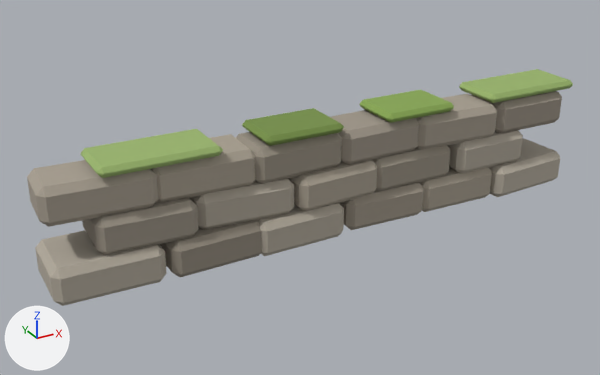
The glTF model examples/mountain-post/models/stone_wall.glb as it was, and as the next commit left it.
Both versions are drawn from a 50 mm lens placed at (-2.97, -4.93, 2.84), pointed at (-0.22, 0.07, 0.34). Lighting does not change. The marker at lower left points along +X, +Y and +Z. The picture after the commit comes second. Vertices at exactly the same position are counted once.

The first picture shows 'body'.
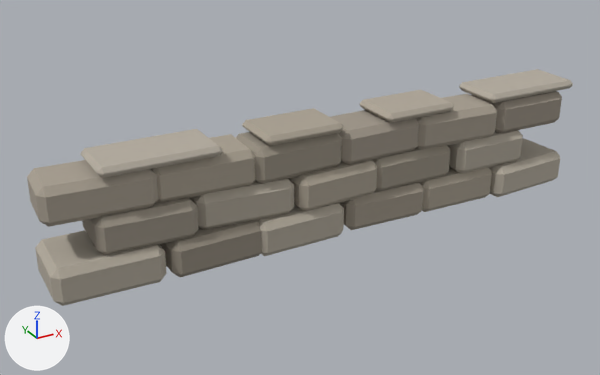
What the commit changed:
me_body has 504 vertices, 924 faces and spans x -2.15..2.21, y -0.31..0.3, z 0.03..0.89.
me_body is used by ob_body; location (0.0, 0.0, 0.0).
me_body part 1: 176 faces centred in x -1.78..2.21, y -0.22..0.22, z 0.82..0.89 are repainted in the vertex colours; the middle colour goes from green #91ae60 to grey #b2aa9c.

Pixel boxes (x1, y1, x2, y2) of what changed, in the pictures (600 x 375 px):
part 1 of me_body, recoloured (green to grey)
    both: (81, 69, 573, 178)
